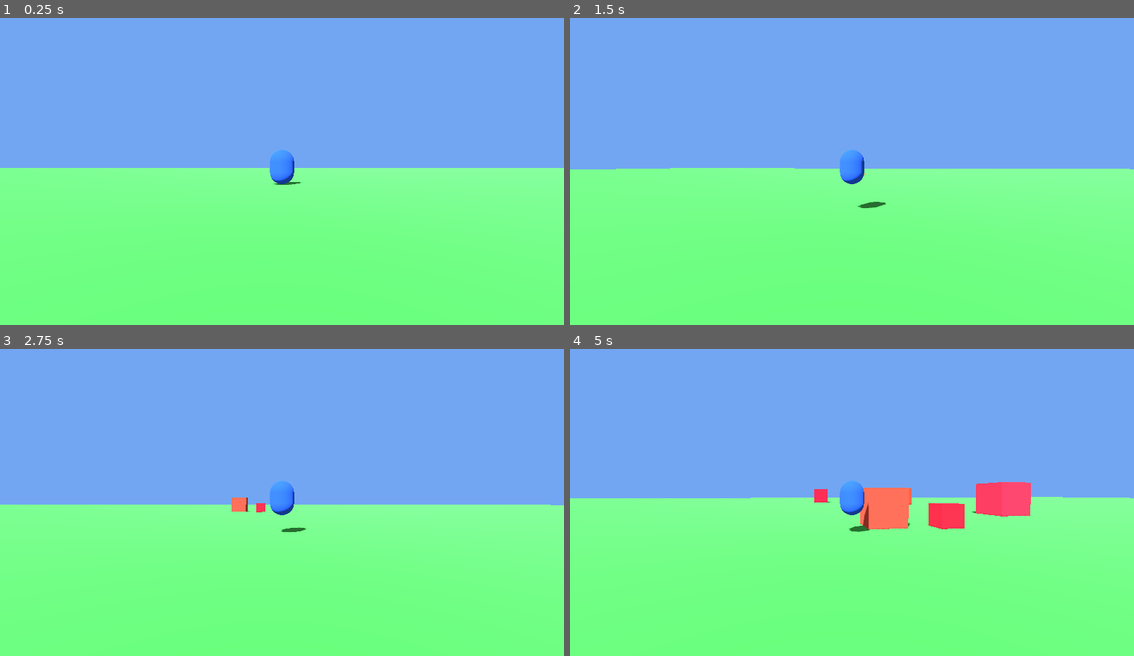
Above: before the commit, frames 1-4 (two rows, left to right).
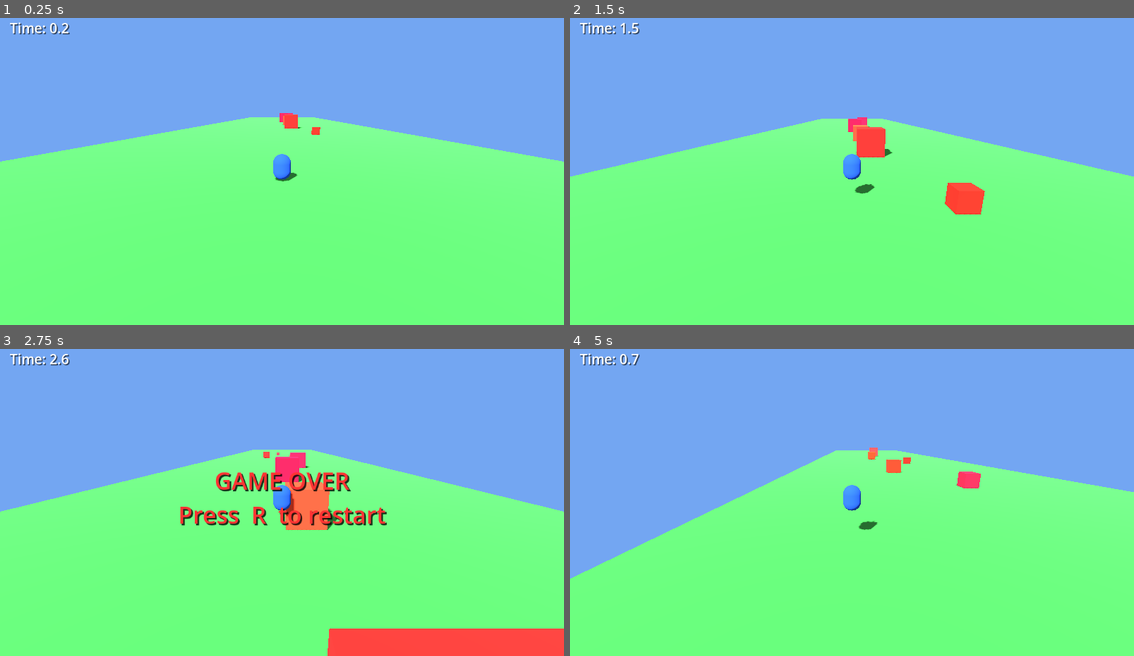
Above: after the commit, the same moments.

Repository: taiwuyang1/hello-godot
Game: Godot game, scene res://main.tscn
Two runs of this game, one before a commit and one after it. Both use one fixed random seed, a clock stepped at 60 frames per second and the inputs below.
Inputs (mouse positions are in pixels of both pictures, inside the frame that each line leads up to):
- Up to frame 1 (0.25 s): no input
- Up to frame 2 (1.5 s): move the mouse to (880, 165) at 0.52 s; hold W (move_forward, bound only before the commit) from 0.53 s (still down); tap Space (jump) at 0.6, 0.77, 1.07, 1.35 s; move the mouse to (823, 168) at 1.27 s
- Up to frame 3 (2.75 s): keep holding W (move_forward, bound only before the commit); tap Space (jump) at 1.52, 1.82, 2.1 s; move the mouse to (293, 493) at 2.02 s
- Up to frame 4 (5 s): tap R (restart, bound only after the commit) at 2.75, 4.25, 4.9 s; move the mouse to (846, 502) at 2.77 s; tap Space (jump) at 2.85, 3.02, 3.32, 3.6, 3.77, 4.07, 4.35, 4.52, 4.82 s; move the mouse to (891, 502) at 3.52 s; tap Escape (ui_cancel) at 4.15 s; move the mouse to (682, 450) at 4.27 s; release W (move_forward, bound only before the commit) at 4.28 s; hold A (move_left) from 4.28 s (still down)

The runs differ from the first frame. In frame 1, 10% of the frame differs, in the area x 0-100%, y 1-55%; in frame 2, 9.1%; in frame 3, 15%, in the area x 0-100%, y 1-100%; in frame 4, 13%.

Commit message:
优化游戏体验

Diff:
--- a/Main.gd
+++ b/Main.gd
@@ -1,49 +1,68 @@
 extends Node3D
 
-## 3D Parkour — fully procedural scene
-## Attach to a root Node3D named "Main"
-## All nodes are created in code — no manual scene tree needed.
+## Auto-run 3D Parkour — fully procedural
+## Player runs forward (-Z) automatically; A/D to dodge, Space to jump.
+## Hit an obstacle or fall off → Game Over → press R to restart.
 
 # ───────── tunables ─────────
-const PLAYER_SPEED       := 8.0
-const JUMP_VELOCITY      := 7.0
-const GRAVITY            := 20.0
-const MOUSE_SENSITIVITY  := 0.002
-const PITCH_MIN_DEG      := -50.0
-const PITCH_MAX_DEG      := 30.0
-const SPRING_LENGTH      := 6.0
-const SPAWN_INTERVAL     := 1.0
-const FALL_LIMIT         := -10.0
+const RUN_SPEED       := 14.0     # auto-forward speed
+const STRAFE_SPEED    := 10.0     # A/D lateral speed
+const JUMP_VELOCITY   := 7.0
+const GRAVITY         := 20.0
+const SPRING_LENGTH   := 8.0      # camera distance
+const CAM_PITCH_DEG   := -15.0    # camera angle (negative = above & behind)
+
+const SPAWN_HORIZON   := 60.0     # pre-fill obstacles this far ahead
+const SPAWN_Z_GAP_MIN := 8.0      # min Z gap between consecutive obstacles
+const SPAWN_Z_GAP_MAX := 12.0     # max Z gap
+const SPAWN_X_RANGE   := 4.0      # obstacles spawn in X ∈ [-4, +4]
+const MAX_OBSTACLES   := 10       # hard cap on simultaneous obstacles
+const CLEANUP_BEHIND  := 40.0     # destroy obstacles this far behind player
+
+const FALL_LIMIT      := -10.0    # Y below which player is considered dead
 
 # ───────── runtime refs ─────────
 var player     : CharacterBody3D
 var camera_rig : Node3D
 var spring_arm : SpringArm3D
-
-# ══════════════════════════════════════
+var ground     : StaticBody3D
+
+# ───────── obstacle state ─────────
+var next_spawn_z : float = 0.0    # Z of the next obstacle to create
+
+# ───────── UI refs ─────────
+var score_label    : Label
+var gameover_label : Label
+
+# ───────── game state ─────────
+var game_over  : bool  = false
+var score_time : float = 0.0
+
+# ══════════════════════════════════════════════════════════════
 #  Lifecycle
-# ══════════════════════════════════════
+# ══════════════════════════════════════════════════════════════
 
 func _ready() -> void:
 	_register_actions()
-	Input.mouse_mode = Input.MOUSE_MODE_CAPTURED
 
 	_build_environment()
 	_build_ground()
 	_build_player()
 	_build_camera_rig()
-	_build_obstacle_spawner()
-
-# ══════════════════════════════════════
-#  Input-action registration (no manual InputMap needed)
-# ══════════════════════════════════════
+	_build_ui()
+
+	# First obstacle row starts 20 m ahead of the player
+	next_spawn_z = player.global_position.z - 20.0
+
+# ══════════════════════════════════════════════════════════════
+#  Input-action registration  (zero manual InputMap setup)
+# ══════════════════════════════════════════════════════════════
 
 func _register_actions() -> void:
-	_add_key_action("move_forward", KEY_W)
-	_add_key_action("move_back",    KEY_S)
-	_add_key_action("move_left",    KEY_A)
-	_add_key_action("move_right",   KEY_D)
-	_add_key_action("jump",         KEY_SPACE)
+	_add_key_action("move_left",  KEY_A)
+	_add_key_action("move_right", KEY_D)
+	_add_key_action("jump",       KEY_SPACE)
+	_add_key_action("restart",    KEY_R)
 
 func _add_key_action(action_name: String, keycode: Key) -> void:
 	if not InputMap.has_action(action_name):
@@ -52,63 +71,61 @@
 		ev.keycode = keycode
 		InputMap.action_add_event(action_name, ev)
 
-# ══════════════════════════════════════
+# ══════════════════════════════════════════════════════════════
 #  Scene builders
-# ══════════════════════════════════════
+# ══════════════════════════════════════════════════════════════
 
 func _build_environment() -> void:
-	# Directional light (sun)
+	# Sun
 	var sun := DirectionalLight3D.new()
 	sun.rotation_degrees = Vector3(-45, -30, 0)
 	sun.shadow_enabled   = true
 	sun.light_energy     = 1.2
 	add_child(sun)
 
-	# Sky / ambient
+	# Sky colour + ambient
 	var we  := WorldEnvironment.new()
 	var env := Environment.new()
-	env.background_mode        = Environment.BG_COLOR
-	env.background_color       = Color(0.45, 0.65, 0.95)
-	env.ambient_light_source   = Environment.AMBIENT_SOURCE_COLOR
-	env.ambient_light_color    = Color.WHITE
-	env.ambient_light_energy   = 0.4
+	env.background_mode      = Environment.BG_COLOR
+	env.background_color     = Color(0.45, 0.65, 0.95)
+	env.ambient_light_source = Environment.AMBIENT_SOURCE_COLOR
+	env.ambient_light_color  = Color.WHITE
+	env.ambient_light_energy = 0.4
 	we.environment = env
 	add_child(we)
 
 
 func _build_ground() -> void:
-	# Collision layer 1 = ground
-	var body := StaticBody3D.new()
-	body.name            = "Ground"
-	body.collision_layer = 1
-	body.collision_mask  = 0
-	add_child(body)
-
+	ground = StaticBody3D.new()
+	ground.name            = "Ground"
+	ground.collision_layer = 1        # layer 1
+	ground.collision_mask  = 0
+	add_child(ground)
+
+	# 30 wide × 200 long track — follows player Z every frame
 	var mi   := MeshInstance3D.new()
 	var mesh := BoxMesh.new()
-	mesh.size = Vector3(200, 1, 200)
+	mesh.size = Vector3(30, 1, 200)
 	mi.mesh   = mesh
 	var mat := StandardMaterial3D.new()
 	mat.albedo_color = Color(0.25, 0.65, 0.3)
 	mi.material_override = mat
-	body.add_child(mi)
+	ground.add_child(mi)
 
 	var cs    := CollisionShape3D.new()
 	var shape := BoxShape3D.new()
-	shape.size = Vector3(200, 1, 200)
+	shape.size = Vector3(30, 1, 200)
 	cs.shape   = shape
-	body.add_child(cs)
-
-	# Surface at y = 0 (box center at -0.5)
-	body.position.y = -0.5
+	ground.add_child(cs)
+
+	ground.position.y = -0.5          # surface at Y = 0
 
 
 func _build_player() -> void:
-	# Collision layer 2 = player,  mask = ground(1) | obstacles(4)
 	player = CharacterBody3D.new()
 	player.name            = "Player"
-	player.collision_layer = 2
-	player.collision_mask  = 1 | 4
+	player.collision_layer = 2        # layer 2
+	player.collision_mask  = 1 | 4    # ground (1) + obstacles (4)
 	add_child(player)
 	player.position = Vector3(0, 1, 0)
 
@@ -136,9 +153,10 @@
 	add_child(camera_rig)
 
 	spring_arm = SpringArm3D.new()
-	spring_arm.name           = "SpringArm"
-	spring_arm.spring_length  = SPRING_LENGTH
-	spring_arm.collision_mask = 1          # only bounce off ground
+	spring_arm.name               = "SpringArm"
+	spring_arm.spring_length      = SPRING_LENGTH
+	spring_arm.collision_mask     = 1     # only collide with ground
+	spring_arm.rotation_degrees.x = CAM_PITCH_DEG  # fixed behind & above
 	camera_rig.add_child(spring_arm)
 
 	var cam := Camera3D.new()
@@ -147,44 +165,65 @@
 	spring_arm.add_child(cam)
 
 
-func _build_obstacle_spawner() -> void:
-	var timer := Timer.new()
-	timer.name      = "ObstacleSpawner"
-	timer.wait_time = SPAWN_INTERVAL
-	timer.autostart = true
-	timer.timeout.connect(_spawn_obstacle)
-	add_child(timer)
-
-# ══════════════════════════════════════
-#  Obstacle factory
-# ══════════════════════════════════════
-
-func _spawn_obstacle() -> void:
-	if player == null:
-		return
-
-	# Collision layer 4 (= layer-3 bit) = obstacles
+func _build_ui() -> void:
+	var canvas := CanvasLayer.new()
+	canvas.name = "UI"
+	add_child(canvas)
+
+	# ── Score / survival timer (top-left) ──
+	score_label = Label.new()
+	score_label.name     = "ScoreLabel"
+	score_label.text     = "Time: 0.0"
+	score_label.position = Vector2(20, 20)
+	score_label.add_theme_font_size_override("font_size", 28)
+	score_label.add_theme_color_override("font_color", Color.WHITE)
+	score_label.add_theme_color_override("font_shadow_color", Color(0, 0, 0, 0.6))
+	score_label.add_theme_constant_override("shadow_offset_x", 2)
+	score_label.add_theme_constant_override("shadow_offset_y", 2)
+	canvas.add_child(score_label)
+
+	# ── Game Over overlay (centered, hidden by default) ──
+	gameover_label = Label.new()
+	gameover_label.name = "GameOverLabel"
+	gameover_label.text = "GAME OVER\nPress  R  to restart"
+	gameover_label.horizontal_alignment = HORIZONTAL_ALIGNMENT_CENTER
+	gameover_label.vertical_alignment   = VERTICAL_ALIGNMENT_CENTER
+	gameover_label.set_anchors_and_offsets_preset(Control.PRESET_FULL_RECT)
+	gameover_label.add_theme_font_size_override("font_size", 48)
+	gameover_label.add_theme_color_override("font_color", Color(1.0, 0.2, 0.2))
+	gameover_label.add_theme_color_override("font_shadow_color", Color(0, 0, 0, 0.8))
+	gameover_label.add_theme_constant_override("shadow_offset_x", 3)
+	gameover_label.add_theme_constant_override("shadow_offset_y", 3)
+	gameover_label.visible = false
+	canvas.add_child(gameover_label)
+
+# ══════════════════════════════════════════════════════════════
+#  Obstacle system  (distance-based, not timer-based)
+# ══════════════════════════════════════════════════════════════
+
+func _try_spawn_obstacles() -> void:
+	var count := get_tree().get_nodes_in_group("obstacles").size()
+
+	# Keep filling the horizon, respecting the cap
+	while next_spawn_z > player.global_position.z - SPAWN_HORIZON \
+			and count < MAX_OBSTACLES:
+		_create_obstacle(next_spawn_z)
+		next_spawn_z -= randf_range(SPAWN_Z_GAP_MIN, SPAWN_Z_GAP_MAX)
+		count += 1
+
+
+func _create_obstacle(z: float) -> void:
 	var body := StaticBody3D.new()
-	body.collision_layer = 4
+	body.collision_layer = 4          # layer 3 bit
 	body.collision_mask  = 0
 	body.add_to_group("obstacles")
 	add_child(body)
 
-	# Spawn ahead of camera forward with random lateral offset
-	var fwd := -camera_rig.global_transform.basis.z
-	fwd.y = 0.0
-	fwd   = fwd.normalized()
-	var right := camera_rig.global_transform.basis.x
-	right.y = 0.0
-	right   = right.normalized()
-
-	var dist   := randf_range(15.0, 30.0)
-	var offset := randf_range(-8.0, 8.0)
-	var half   := randf_range(0.4, 1.2)        # half-size of box
-
-	body.global_position = player.global_position \
-		+ fwd * dist + right * offset
-	body.global_position.y = half               # sit on ground surface
+	var half := randf_range(0.4, 1.2)
+	body.global_position = Vector3(
+		randf_range(-SPAWN_X_RANGE, SPAWN_X_RANGE),
+		half,                         # bottom sits on ground (Y=0)
+		z)
 
 	# Mesh
 	var side := half * 2.0
@@ -200,92 +239,95 @@
 	mi.material_override = mat
 	body.add_child(mi)
 
-	# Collision
+	# Collision shape
 	var cs    := CollisionShape3D.new()
 	var shape := BoxShape3D.new()
 	shape.size = Vector3(side, side, side)
 	cs.shape   = shape
 	body.add_child(cs)
 
-	# Auto-free after 20 s to avoid unlimited growth
-	var ttl := Timer.new()
-	ttl.wait_time = 20.0
-	ttl.one_shot  = true
-	ttl.autostart = true
-	ttl.timeout.connect(body.queue_free)
-	body.add_child(ttl)
-
-# ══════════════════════════════════════
-#  Input handling
-# ══════════════════════════════════════
+
+func _cleanup_obstacles() -> void:
+	for obs in get_tree().get_nodes_in_group("obstacles"):
+		# obstacle is more than CLEANUP_BEHIND metres behind the player
+		if obs.global_position.z > player.global_position.z + CLEANUP_BEHIND:
+			obs.queue_free()
+
+# ══════════════════════════════════════════════════════════════
+#  Game state
+# ══════════════════════════════════════════════════════════════
+
+func _die() -> void:
+	game_over = true
+	gameover_label.visible = true
+	player.velocity = Vector3.ZERO
+
+# ══════════════════════════════════════════════════════════════
+#  Input
+# ══════════════════════════════════════════════════════════════
 
 func _unhandled_input(event: InputEvent) -> void:
-	# Mouse look (only while captured)
-	if event is InputEventMouseMotion \
-			and Input.mouse_mode == Input.MOUSE_MODE_CAPTURED:
-		camera_rig.rotate_y(-event.relative.x * MOUSE_SENSITIVITY)
-		spring_arm.rotate_x(-event.relative.y * MOUSE_SENSITIVITY)
-		spring_arm.rotation.x = clampf(
-			spring_arm.rotation.x,
-			deg_to_rad(PITCH_MIN_DEG),
-			deg_to_rad(PITCH_MAX_DEG))
-
-	# Esc toggles mouse capture
-	if event.is_action_pressed("ui_cancel"):
-		if Input.mouse_mode == Input.MOUSE_MODE_CAPTURED:
-			Input.mouse_mode = Input.MOUSE_MODE_VISIBLE
-		else:
-			Input.mouse_mode = Input.MOUSE_MODE_CAPTURED
-
-# ══════════════════════════════════════
-#  Physics
-# ══════════════════════════════════════
+	if event.is_action_pressed("restart") and game_over:
+		get_tree().reload_current_scene()
+
+# ══════════════════════════════════════════════════════════════
+#  Physics  (movement, collisions, obstacle management)
+# ══════════════════════════════════════════════════════════════
 
 func _physics_process(delta: float) -> void:
-	if player == null:
+	if player == null or game_over:
 		return
 
-	# ---- gravity ----
+	# ── gravity ──
 	if not player.is_on_floor():
 		player.velocity.y -= GRAVITY * delta
 
-	# ---- jump ----
+	# ── jump ──
 	if Input.is_action_just_pressed("jump") and player.is_on_floor():
 		player.velocity.y = JUMP_VELOCITY
 
-	# ---- horizontal movement (camera-relative) ----
-	var input_dir := Vector2(
-		Input.get_axis("move_left", "move_right"),
-		Input.get_axis("move_forward", "move_back"))
-
-	var move_dir := camera_rig.global_transform.basis \
-		* Vector3(input_dir.x, 0.0, input_dir.y)
-	move_dir.y = 0.0
-	if move_dir.length_squared() > 0.001:
-		move_dir = move_dir.normalized()
-
-	player.velocity.x = move_dir.x * PLAYER_SPEED
-	player.velocity.z = move_dir.z * PLAYER_SPEED
-
-	# ---- move & slide ----
+	# ── auto-run forward (−Z) ──
+	player.velocity.z = -RUN_SPEED
+
+	# ── A/D strafe ──
+	player.velocity.x = Input.get_axis("move_left", "move_right") * STRAFE_SPEED
+
+	# ── move ──
 	player.move_and_slide()
 
-	# ---- obstacle collision → restart ----
+	# ── obstacle collision → die ──
 	for i in player.get_slide_collision_count():
 		var collider := player.get_slide_collision(i).get_collider()
 		if collider and collider.is_in_group("obstacles"):
-			get_tree().reload_current_scene()
+			_die()
 			return
 
-	# ---- fell off the world → restart ----
+	# ── fell off the world → die ──
 	if player.global_position.y < FALL_LIMIT:
-		get_tree().reload_current_scene()
+		_die()
 		return
 
-# ══════════════════════════════════════
-#  Smooth camera follow (runs every render frame)
-# ══════════════════════════════════════
-
-func _process(_delta: float) -> void:
-	if player and camera_rig:
+	# ── obstacle lifecycle ──
+	_try_spawn_obstacles()
+	_cleanup_obstacles()
+
+# ══════════════════════════════════════════════════════════════
+#  Render frame  (camera, ground scroll, UI)
+# ══════════════════════════════════════════════════════════════
+
+func _process(delta: float) -> void:
+	if player == null:
+		return
+
+	# Camera tracks player every render frame for smoothness
+	if camera_rig:
 		camera_rig.global_position = player.global_position
+
+	# Rolling ground: keep ground centred under the player
+	if ground:
+		ground.position.z = player.global_position.z
+
+	# Score ticker
+	if not game_over:
+		score_time += delta
+		score_label.text = "Time: %.1f" % score_time
